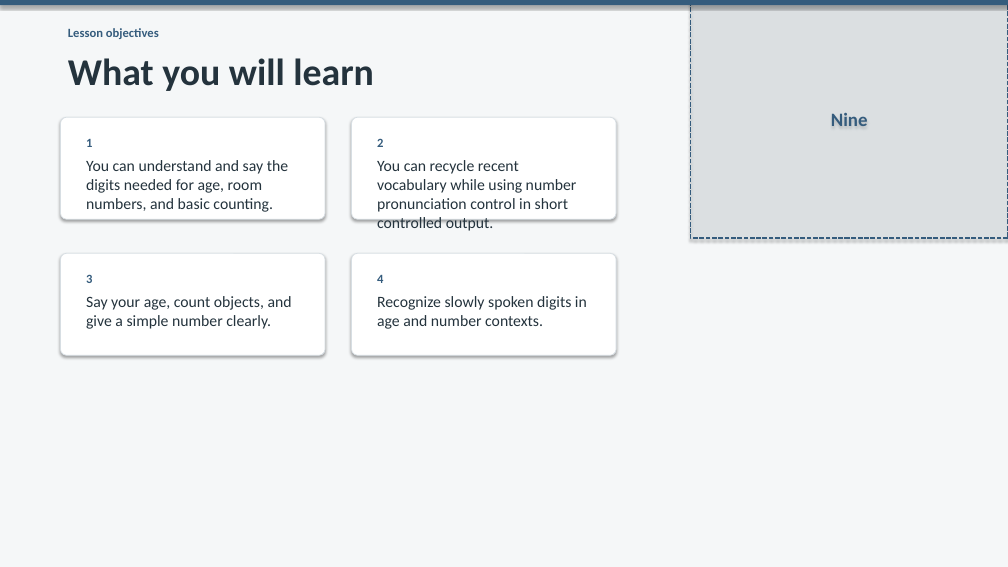
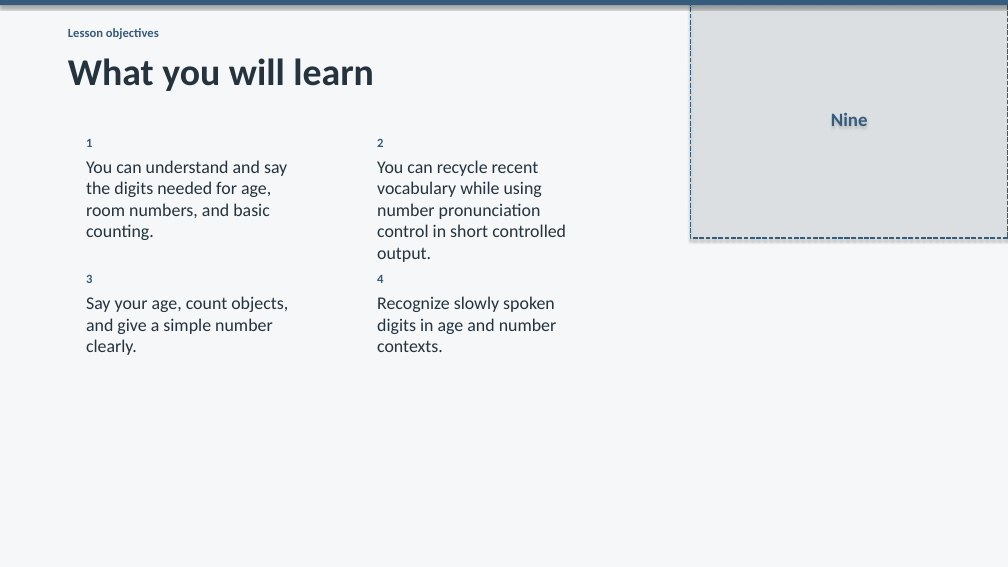
Before and after one commit to OTFTCS/thai-nine, a slide deck: slide 2 of course/modules/M01/L004/M01-L004-canva-deck.pptx. Drawn at 1008x567 pixels with LibreOffice and Linux fonts; fonts in the diff are those of the drawing. Boxes give left, top, right and bottom in pixels: in the first picture for what was removed or moved away, otherwise in the second. Text is boxed around its words. In the diff, an @@ line names an element or a change of style, - is before the commit and + after.

```diff
--- a/course/modules/M01/L004/M01-L004-canva-deck.pptx
+++ b/course/modules/M01/L004/M01-L004-canva-deck.pptx
@@ rounded rectangle removed at [60,117,325,219] @@
@@ rounded rectangle removed at [352,117,616,219] @@
@@ rounded rectangle removed at [60,253,325,355] @@
@@ rounded rectangle removed at [352,253,616,355] @@
@@ size 15 to 17 pt in 4 elements at [86,160,287,240], [377,160,566,262], [86,296,288,355], [377,296,557,352] @@
```
Also in this commit, not shown: 8 other slides changed, 3 other files.
